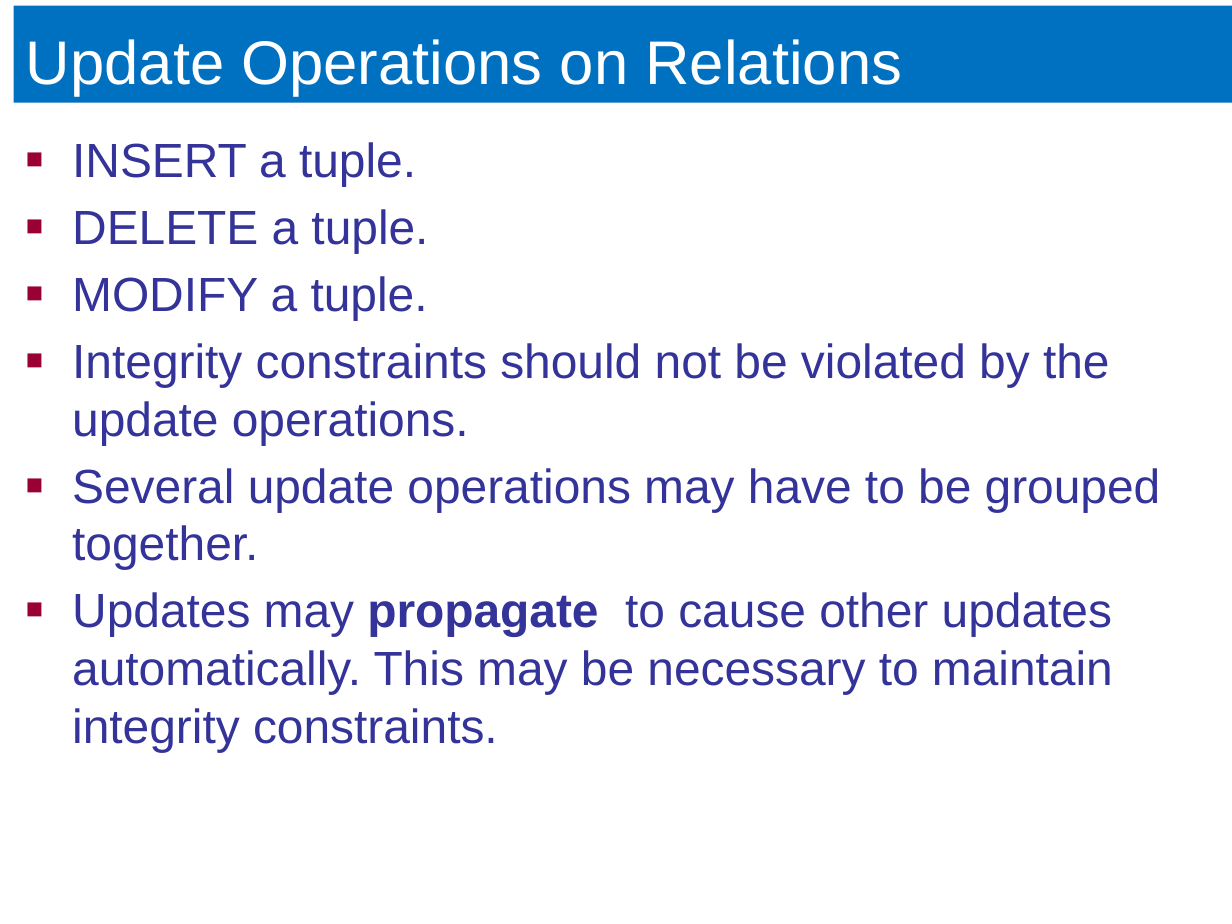
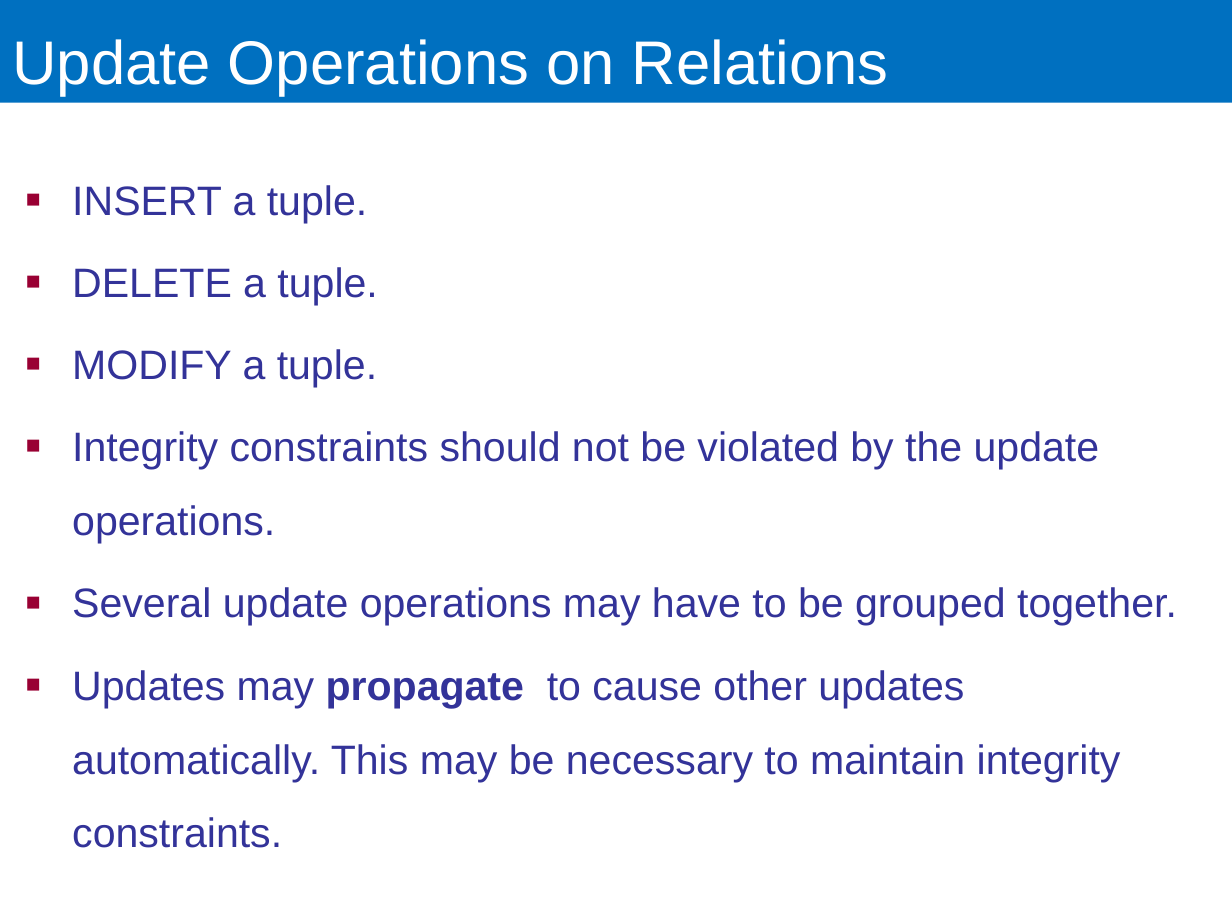
Before and after one commit to ECEG4191/Lecture-Slides, a slide deck: slide 54 of 2. Relational Model.pptx (slide 58 before the commit). Drawn at 1232x924 pixels with LibreOffice and Linux fonts; fonts in the diff are those of the drawing. Boxes give left, top, right and bottom in pixels: in the first picture for what was removed or moved away, otherwise in the second. Text is boxed around its words. In the diff, an @@ line names an element or a change of style, - is before the commit and + after.

```diff
--- a/2. Relational Model.pptx
+++ b/2. Relational Model.pptx
@@ title "Update Operations on Relations": place and size @@
-title "Update Operations on Relations" at [14, 6, 1232, 103]
+title "Update Operations on Relations" at [0, 0, 1232, 102]
@@ text "INSERT a tuple.": place and size @@
-text "INSERT a tuple." at [72, 142, 1161, 752]
+text "INSERT a tuple." at [72, 185, 1177, 848]
@@ text "INSERT a tuple." at [72, 185, 1177, 848]: size 28 to 24 pt; line spacing 1 to 1.5 @@
```
Also in this commit, not shown: 13 other slides changed, 4 slides removed, 1 other file.
